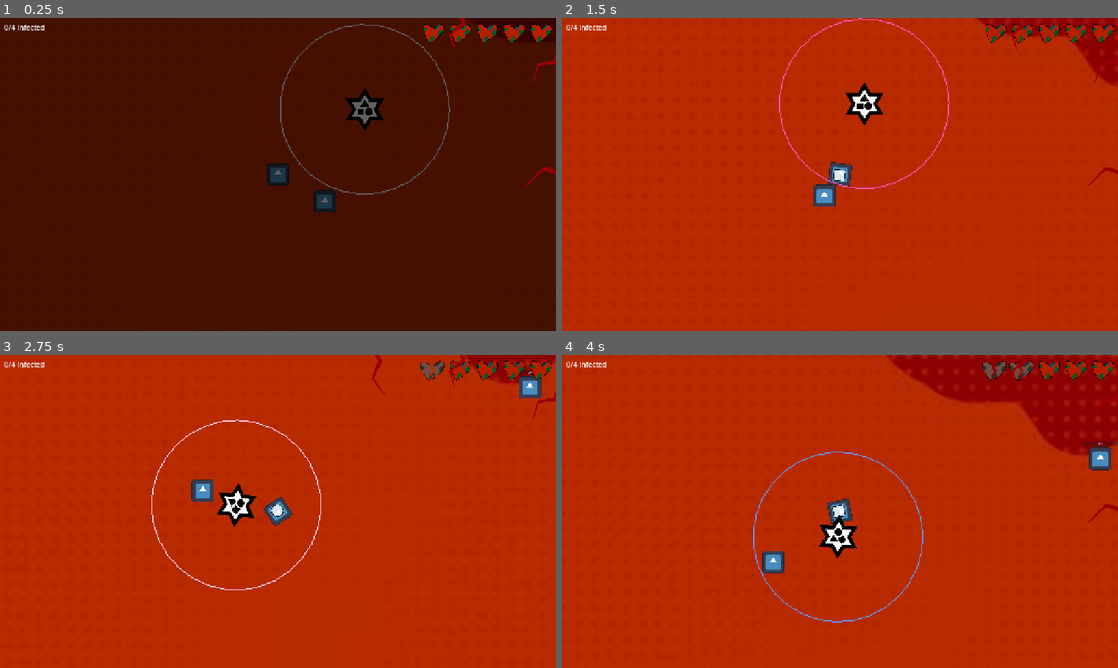
Above: before the commit, frames 1-4 (two rows, left to right).
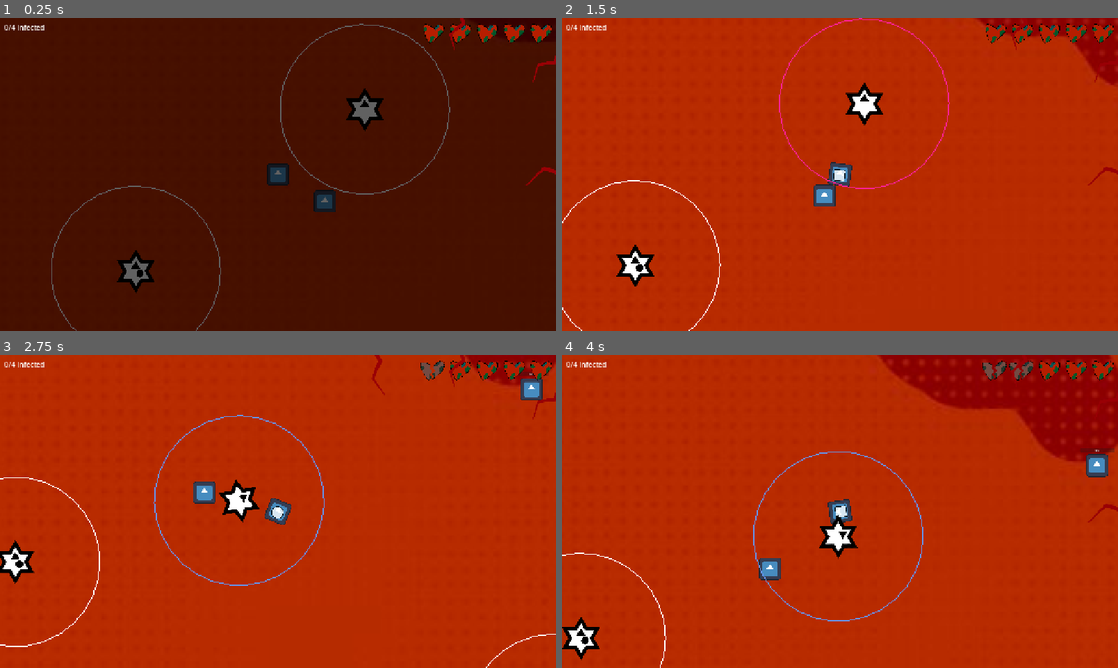
Above: after the commit, the same moments.

Repository: MarkusSecundus/GlobalJam_2026
Game: Godot game, scene res://maps/test_map.tscn
Two runs of this game, one before a commit and one after it. Both use one fixed random seed, a clock stepped at 60 frames per second and the inputs below. The engine's default icon, where the game draws it, is replaced by a stand-in: a white triangle on a blue panel in a dark square.
Inputs:
- Up to frame 1 (0.25 s): no input
- Up to frame 2 (1.5 s): hold D (Right) 0.53-1.28 s; tap 1 (Mask1) at 0.6 s; hold S (Down) from 1.28 s (still down); tap 2 (Mask2) at 1.35 s
- Up to frame 3 (2.75 s): release S (Down) at 2.03 s; hold D (Right) from 2.03 s (still down); tap 3 (Mask3) at 2.1 s
- Up to frame 4 (4 s): release D (Right) at 2.78 s; hold W (Up) 2.78-3.53 s; tap 1 (Mask1) at 2.85 s; hold A (Left) from 3.53 s (still down); tap 2 (Mask2) at 3.6 s

The runs differ from the first frame. In frame 1, 0.8% of the frame differs, in the area x 9-67%, y 28-100%; in frame 2, 1.0%; in frame 3, 2.3%; in frame 4, 3.1%, in the area x 0-100%, y 0-100%.

Commit message:
player detection speed difference for player equipped masks

Diff:
--- a/maps/test_map.tscn
+++ b/maps/test_map.tscn
@@ -65,6 +65,15 @@
 
 [node name="Enemy" parent="." unique_id=829923330 instance=ExtResource("5_cabd0")]
 position = Vector2(499, -375)
+detectable_shapes = 1
+
+[node name="Enemy2" parent="." unique_id=2124216792 instance=ExtResource("5_cabd0")]
+position = Vector2(-819, 555)
+detectable_shapes = 5
+
+[node name="Enemy3" parent="." unique_id=552014090 instance=ExtResource("5_cabd0")]
+position = Vector2(2281, 1458)
+detectable_shapes = 6
 
 [node name="CanvasLayer" type="CanvasLayer" parent="." unique_id=2046567294]
 
--- a/prefabs/enemy.gd
+++ b/prefabs/enemy.gd
@@ -2,8 +2,9 @@
 
 var ATTACK_IMPULSE = 1000.0
 var ATTACK_DIR_VARIABILITY = 300.0
-var AGGRO_GAIN_SPEED = 1.0
-var AGGRO_LOSE_SPEED = 0.5
+var AGGRO_GAIN_SPEED_SLOW = 1.0/1.75
+var AGGRO_GAIN_SPEED_FAST = 1.0/0.67
+var AGGRO_LOSE_SPEED = 1.0 / 2.0
 var AGGRO_COOLDOWN_AFTER_ATTACK = 0.075
 var AGGRO_COOLDOWN_AFTER_HIT = 0.467
 
@@ -35,7 +36,7 @@
 		if detected_player is RigidBody2D: # paranoid null check
 			# add player velocity for "smartness"
 			# but add additional perpendicular element so that it's not perfect
-			var imp = (detected_player as RigidBody2D).linear_velocity
+			var imp: Vector2 = (detected_player as RigidBody2D).linear_velocity
 			imp += attack_dir.orthogonal() * randf_range(-1.0, 1.0) * ATTACK_DIR_VARIABILITY
 			apply_central_impulse(imp)
 
@@ -53,6 +54,13 @@
 			0, TAU, 32, col)
 	pass
 
+func get_aggro_gain_speed() -> float:
+	if GameState.player_mask == 0:
+		return AGGRO_GAIN_SPEED_FAST
+	if detectable_shapes & GameState.player_mask:
+		return AGGRO_GAIN_SPEED_FAST
+	return AGGRO_GAIN_SPEED_SLOW
+
 # Called every frame. 'delta' is the elapsed time since the previous frame.
 func _process(delta: float) -> void:
 	var initial_aggro_level = aggro_level
@@ -60,8 +68,9 @@
 	if aggro_cooldown > 0:
 		aggro_cooldown = max(0.0, aggro_cooldown - delta)
 
-	if detected_player and aggro_cooldown == 0.0:
-		aggro_level += AGGRO_GAIN_SPEED * delta
+	if detected_player and aggro_cooldown <= 0.0:
+		aggro_level += get_aggro_gain_speed() * delta
+
 	else:
 		aggro_level -= AGGRO_LOSE_SPEED * delta
 	aggro_level = clampf(aggro_level, 0.0, 1.0)
